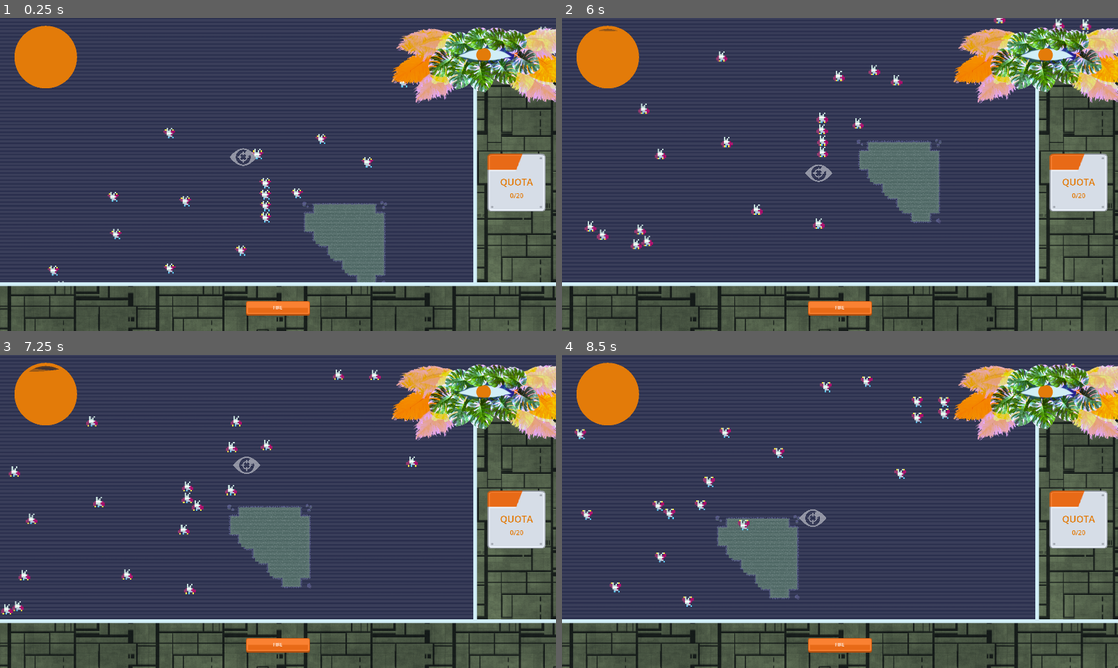
Above: before the commit, frames 1-4 (two rows, left to right).
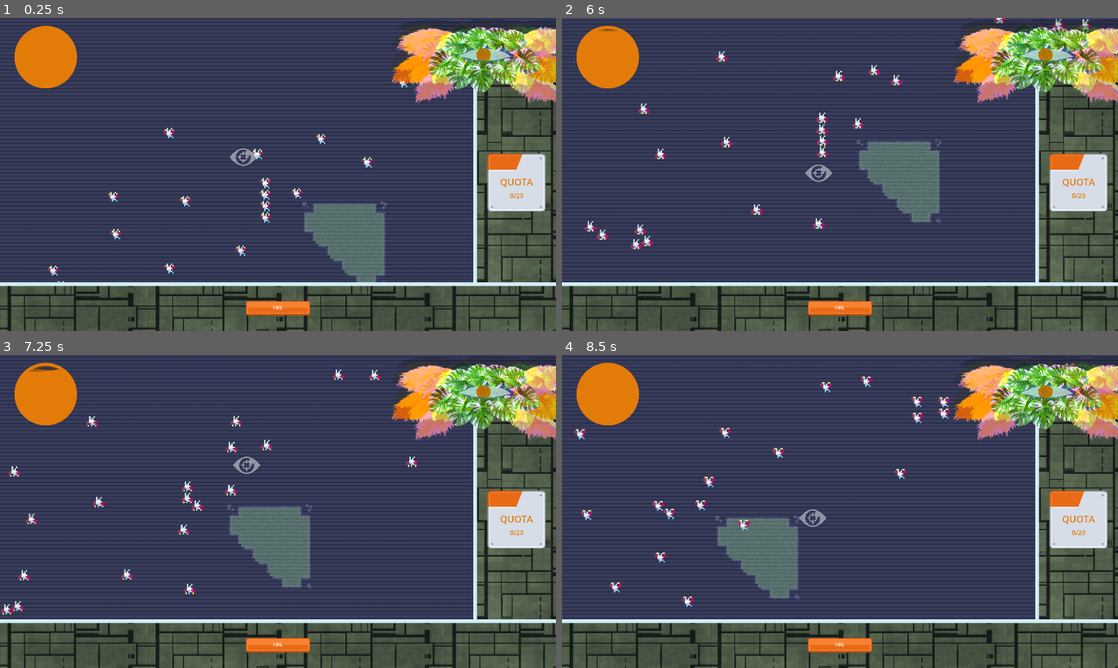
Above: after the commit, the same moments.

Repository: ocdunlap/laughingeye
Game: Godot game, scene res://ScenesGeneral/main_container.tscn
The game is run twice, just before and just after one commit, with the same random seed, the same clock (stepped at 60 frames per second) and the same inputs. The project has no main scene, so this scene is started directly.
Inputs:
- Up to frame 1 (0.25 s): no input
- Up to frame 2 (6 s): hold D (move_right) 0.53-1.28 s; hold S (move_down) 1.28-2.03 s; hold D (move_right) 2.03-2.78 s; hold W (move_up) 2.78-3.53 s; hold A (move_left) 3.53-5.03 s; hold S (move_down) 5.03-5.78 s; hold D (move_right) from 5.78 s (still down)
- Up to frame 3 (7.25 s): release D (move_right) at 6.53 s; hold W (move_up) from 6.53 s (still down)
- Up to frame 4 (8.5 s): release W (move_up) at 7.28 s; hold D (move_right) 7.28-8.03 s; hold S (move_down) from 8.03 s (still down)

The runs differ from the first frame. In frame 1, 4.4% of the frame differs, in the area x 70-100%, y 1-28%; in frame 2, 4.5%, in the area x 70-100%, y 0-28%; in frame 3, 4.5%; in frame 4, 4.5%.

Commit message:
Basic restart/quit menu

Diff:
--- a/ScenesGeneral/main_container.tscn
+++ b/ScenesGeneral/main_container.tscn
@@ -6,6 +6,9 @@
 [ext_resource type="Script" path="res://Scripts/ExploreMain.gd" id="3_fpsoa"]
 [ext_resource type="PackedScene" uid="uid://c0xgyerjpnhgg" path="res://ScenesGeneral/LittleGuys/little_bat.tscn" id="3_po7fq"]
 [ext_resource type="PackedScene" uid="uid://cvgnw2mv4qaf8" path="res://ScenesGeneral/ui_main.tscn" id="5_a7odk"]
+[ext_resource type="Texture2D" uid="uid://bwmb0cnxmsk6g" path="res://ArtAssets/spaceship_texture_hull_02_by_tiagocomicart_d8slqvg-fullview.jpg" id="7_xpkry"]
+[ext_resource type="Texture2D" uid="uid://dae42rs3eqx2k" path="res://ArtAssets/red_button11.png" id="8_8kxy8"]
+[ext_resource type="Texture2D" uid="uid://btsvirjrt457k" path="res://ArtAssets/red_button12.png" id="9_rtais"]
 
 [sub_resource type="TileSetAtlasSource" id="TileSetAtlasSource_32dr8"]
 texture = ExtResource("1_bdv7x")
@@ -750,6 +753,15 @@
 source_geometry_group_name = &"navigation_polygon_source_group"
 cell_size = 16.0
 
+[sub_resource type="StyleBoxFlat" id="StyleBoxFlat_15ya5"]
+bg_color = Color(0.819608, 0.933333, 0.968627, 1)
+
+[sub_resource type="LabelSettings" id="LabelSettings_3vqgp"]
+font_size = 70
+font_color = Color(0.819608, 0.933333, 0.968627, 1)
+shadow_size = 12
+shadow_color = Color(0.890196, 0.482353, 0.0352941, 1)
+
 [node name="MainContainer" type="Node"]
 
 [node name="SoundController" type="Node" parent="."]
@@ -757,6 +769,7 @@
 [node name="PlayerCamera" type="Node" parent="."]
 
 [node name="PlayerReticle" parent="PlayerCamera" instance=ExtResource("1_0mxmq")]
+process_mode = 1
 position = Vector2(-100, -100)
 
 [node name="CameraPivot" type="Node2D" parent="PlayerCamera/PlayerReticle"]
@@ -771,6 +784,7 @@
 script = ExtResource("2_hkw1s")
 
 [node name="ExploreMain" type="Node2D" parent="GameWorld"]
+process_mode = 1
 script = ExtResource("3_fpsoa")
 
 [node name="BackgroundTileMap" type="TileMap" parent="GameWorld/ExploreMain"]
@@ -891,11 +905,112 @@
 
 [node name="UIMain" parent="GameWorld/CanvasLayer" instance=ExtResource("5_a7odk")]
 
-[node name="Label" type="Label" parent="GameWorld/CanvasLayer"]
-offset_right = 40.0
-offset_bottom = 23.0
+[node name="GameOverMenu" type="Control" parent="GameWorld/CanvasLayer"]
+process_mode = 3
+visible = false
+layout_mode = 3
+anchor_left = 0.2
+anchor_top = 0.25
+anchor_right = 0.8
+anchor_bottom = 0.75
+grow_horizontal = 2
+grow_vertical = 2
+
+[node name="Panel" type="Panel" parent="GameWorld/CanvasLayer/GameOverMenu"]
+layout_mode = 1
+anchors_preset = 15
+anchor_right = 1.0
+anchor_bottom = 1.0
+grow_horizontal = 2
+grow_vertical = 2
+theme_override_styles/panel = SubResource("StyleBoxFlat_15ya5")
+
+[node name="TextureRect" type="TextureRect" parent="GameWorld/CanvasLayer/GameOverMenu"]
+modulate = Color(0.819608, 0.933333, 0.666667, 1)
+layout_mode = 1
+anchors_preset = -1
+anchor_left = 0.015
+anchor_top = 0.02
+anchor_right = 0.985
+anchor_bottom = 0.98
+grow_horizontal = 2
+grow_vertical = 2
+texture = ExtResource("7_xpkry")
+expand_mode = 1
+stretch_mode = 1
+
+[node name="VBoxContainer" type="VBoxContainer" parent="GameWorld/CanvasLayer/GameOverMenu"]
+layout_mode = 1
+anchors_preset = -1
+anchor_left = 0.1
+anchor_top = 0.2
+anchor_right = 0.9
+anchor_bottom = 0.8
+grow_horizontal = 2
+grow_vertical = 2
+alignment = 1
+
+[node name="Label" type="Label" parent="GameWorld/CanvasLayer/GameOverMenu/VBoxContainer"]
+layout_mode = 2
+text = "Failed to meet quota"
+label_settings = SubResource("LabelSettings_3vqgp")
+horizontal_alignment = 1
+
+[node name="Spacer" type="Label" parent="GameWorld/CanvasLayer/GameOverMenu/VBoxContainer"]
+custom_minimum_size = Vector2(0, 50)
+layout_mode = 2
+
+[node name="Retry Button" type="TextureButton" parent="GameWorld/CanvasLayer/GameOverMenu/VBoxContainer"]
+custom_minimum_size = Vector2(220, 50)
+layout_mode = 2
+texture_normal = ExtResource("8_8kxy8")
+texture_pressed = ExtResource("9_rtais")
+ignore_texture_size = true
+stretch_mode = 0
+
+[node name="RichTextLabel2" type="RichTextLabel" parent="GameWorld/CanvasLayer/GameOverMenu/VBoxContainer/Retry Button"]
+layout_mode = 1
+anchors_preset = -1
+anchor_right = 1.0
+anchor_bottom = 1.0
+offset_top = 10.0
+grow_horizontal = 2
+grow_vertical = 2
+mouse_filter = 1
+bbcode_enabled = true
+text = "[center]TRY AGAIN?[/center]"
+fit_content = true
+
+[node name="Spacer2" type="Label" parent="GameWorld/CanvasLayer/GameOverMenu/VBoxContainer"]
+custom_minimum_size = Vector2(0, 20)
+layout_mode = 2
+
+[node name="QuitButton" type="TextureButton" parent="GameWorld/CanvasLayer/GameOverMenu/VBoxContainer"]
+custom_minimum_size = Vector2(220, 50)
+layout_mode = 2
+texture_normal = ExtResource("8_8kxy8")
+texture_pressed = ExtResource("9_rtais")
+ignore_texture_size = true
+stretch_mode = 0
+
+[node name="RichTextLabel2" type="RichTextLabel" parent="GameWorld/CanvasLayer/GameOverMenu/VBoxContainer/QuitButton"]
+layout_mode = 1
+anchors_preset = -1
+anchor_right = 1.0
+anchor_bottom = 1.0
+offset_top = 10.0
+grow_horizontal = 2
+grow_vertical = 2
+mouse_filter = 1
+bbcode_enabled = true
+text = "[center]QUIT[/center]"
+fit_content = true
 
 [connection signal="update_quota" from="PlayerCamera/PlayerReticle" to="GameWorld" method="_on_player_reticle_update_quota"]
+[connection signal="game_over" from="GameWorld" to="PlayerCamera/PlayerReticle" method="_on_game_world_game_over"]
+[connection signal="fuel_empty" from="GameWorld/CanvasLayer/UIMain/FuelMeter" to="GameWorld" method="_on_fuel_meter_fuel_empty"]
 [connection signal="button_down" from="GameWorld/CanvasLayer/UIMain/BottomPanel/CenterContainer/FireButton" to="PlayerCamera/PlayerReticle" method="_on_fire_button_button_down"]
+[connection signal="button_down" from="GameWorld/CanvasLayer/GameOverMenu/VBoxContainer/Retry Button" to="GameWorld" method="_on_retry_button_button_down"]
+[connection signal="button_down" from="GameWorld/CanvasLayer/GameOverMenu/VBoxContainer/QuitButton" to="GameWorld" method="_on_quit_button_button_down"]
 
 [editable path="GameWorld/CanvasLayer/UIMain"]
--- a/ScenesGeneral/ui_main.tscn
+++ b/ScenesGeneral/ui_main.tscn
@@ -18,7 +18,7 @@
 shader_parameter/baseColor = Color(0.305882, 0.835294, 0.960784, 0.184314)
 shader_parameter/speed = 0.5
 shader_parameter/linesColor = Color(0.631373, 0.909804, 0.556863, 0.0588235)
-shader_parameter/linesColorIntensity = 5.0
+shader_parameter/linesColorIntensity = 10.0
 shader_parameter/hologramTextureTiling = Vector2(1, 5)
 shader_parameter/alphaScale = 0.1
 shader_parameter/hologramTexture = ExtResource("2_saof6")
--- a/Scripts/FuelMeter.gd
+++ b/Scripts/FuelMeter.gd
@@ -2,19 +2,21 @@
 
 @onready var fill_texture:CanvasItem = $TextureRect
 
+signal fuel_empty()
+
 var fill_amount = 1;
 var change_rate = 0.015;
-
-# Called when the node enters the scene tree for the first time.
-func _ready():
-	pass # Replace with function body.
+var stop_fuel:bool = false # to prevent signal from continuing to emit
 
 
 # Called every frame. 'delta' is the elapsed time since the previous frame.
 func _process(delta):
-	fill_amount -= change_rate * delta;
-	fill_texture.material.set_shader_parameter("fV", fill_amount)
-	pass
+	if not stop_fuel:
+		fill_amount -= change_rate * delta;
+		fill_texture.material.set_shader_parameter("fV", fill_amount)
+		if fill_amount <= 0:
+			stop_fuel = true
+			emit_signal("fuel_empty")
 
 
 func refill_fuel():
--- a/Scripts/GameWorld.gd
+++ b/Scripts/GameWorld.gd
@@ -3,6 +3,9 @@
 @onready var quota_text = $CanvasLayer/UIMain/RightPanel/CenterContainer/VBoxContainer/QuotaAmount
 @onready var fuel_meter = $CanvasLayer/UIMain/FuelMeter
 @onready var watcher = $CanvasLayer/UIMain/Watcher
+@onready var game_over_menu = $CanvasLayer/GameOverMenu
+
+signal game_over()
 
 var current_quota:int = 20
 var current_count:int = 0
@@ -24,3 +27,18 @@
 		fuel_meter.refill_fuel()
 		watcher.say_bark()
 	quota_text.text = str(current_count) + "/" + str(current_quota)
+
+
+func _on_retry_button_button_down():
+	get_tree().paused = false
+	get_tree().reload_current_scene()
+
+
+func _on_quit_button_button_down():
+	get_tree().quit()
+
+
+func _on_fuel_meter_fuel_empty():
+	#emit_signal("game_over")
+	game_over_menu.visible = true
+	get_tree().paused = true
--- a/Scripts/PlayerReticle.gd
+++ b/Scripts/PlayerReticle.gd
@@ -10,13 +10,6 @@
 var target_velocity = Vector2.ZERO
 
 var current_hovered_bodies:Array = Array()
-
-#func _process(_delta):
-	#if (play_shoot_anim):
-		#explode_effect.play("fire")
-	#else:
-		#explode_effect.stop()
-	#pass
 
 func _physics_process(_delta):
 	var direction = Vector2.ZERO
@@ -62,3 +55,12 @@
 func _on_shoot_radius_body_exited(body):
 	current_hovered_bodies.remove_at(current_hovered_bodies.find(body))
 	pass # Replace with function body.
+
+
+func _on_game_world_game_over():
+	# stop physics (input)
+	set_physics_process (false)
+	# stop receiving signals
+	var conns = get_incoming_connections()
+	for cur_conn in conns:
+		cur_conn.source.disconnect(cur_conn.signal_name, self, cur_conn.method_name)
--- a/Shaders/cartridge_glitch.tres
+++ b/Shaders/cartridge_glitch.tres
@@ -4,11 +4,11 @@
 
 [resource]
 shader = ExtResource("1_xl6wi")
-shader_parameter/red_displacement = 4.74975e-08
-shader_parameter/green_displacement = 0.25
-shader_parameter/blue_displacement = -1.0
-shader_parameter/ghost = 0.0
+shader_parameter/red_displacement = 0.00600005
+shader_parameter/green_displacement = 0.41
+shader_parameter/blue_displacement = -0.543
+shader_parameter/ghost = 0.225
 shader_parameter/intensity = 0.0
-shader_parameter/scan_effect = 0.0
+shader_parameter/scan_effect = 0.2
 shader_parameter/distortion_effect = 0.0
 shader_parameter/negative_effect = 0.0
Not shown: 1 places in ScenesGeneral/main_container.tscn that only renumber resources
